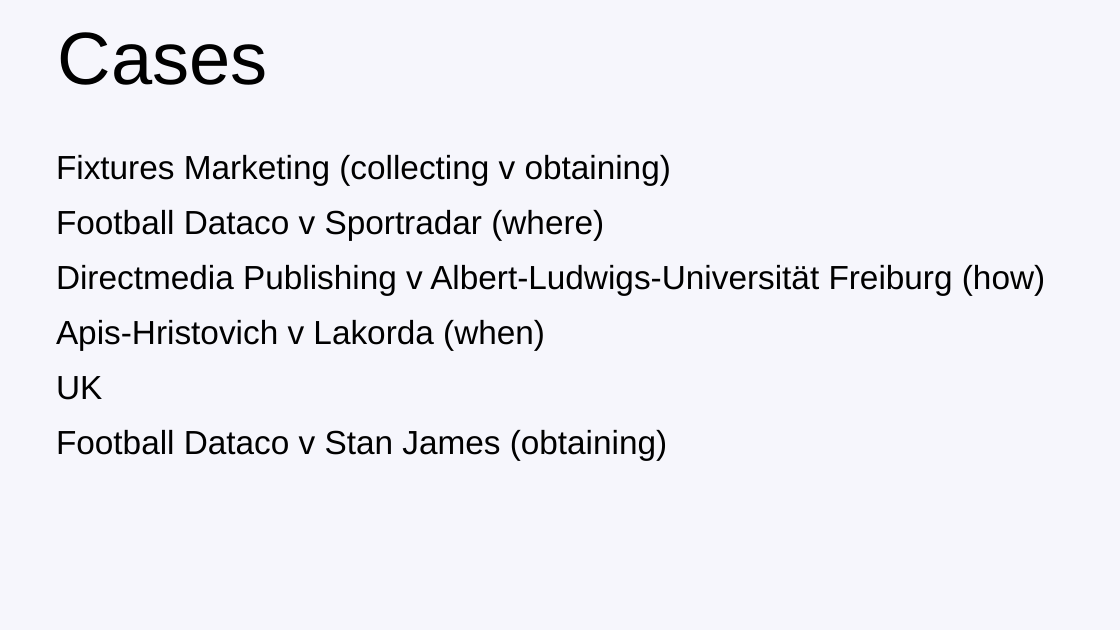
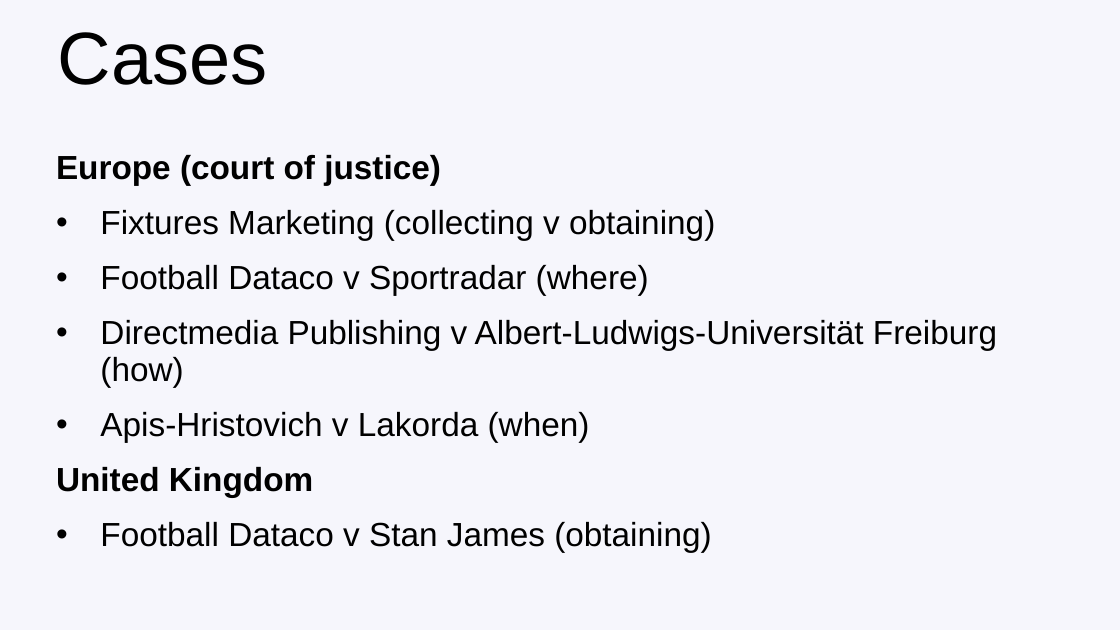
Before and after one commit to francisdavey/open-data, a slide deck: slide 22 of slides.ppt (slide 21 before the commit). Drawn at 1120x630 pixels with LibreOffice and Linux fonts; fonts in the diff are those of the drawing; background and template pictures are left out. Boxes give left, top, right and bottom in pixels: in the first picture for what was removed or moved away, otherwise in the second. Text is boxed around its words. In the diff, an @@ line names an element or a change of style, - is before the commit and + after.

```diff
--- a/slides.ppt
+++ b/slides.ppt
@@ text at (56, 155, 441, 186): paragraph added @@
+Europe (court of justice)
@@ text at (100, 210, 997, 552): bullet none to • @@
@@ text at (56, 467, 313, 497): text changed; bold on @@
-UK
+United Kingdom
```
Also in this commit, not shown: 11 other slides changed, 2 slides added, 1 slide removed.
